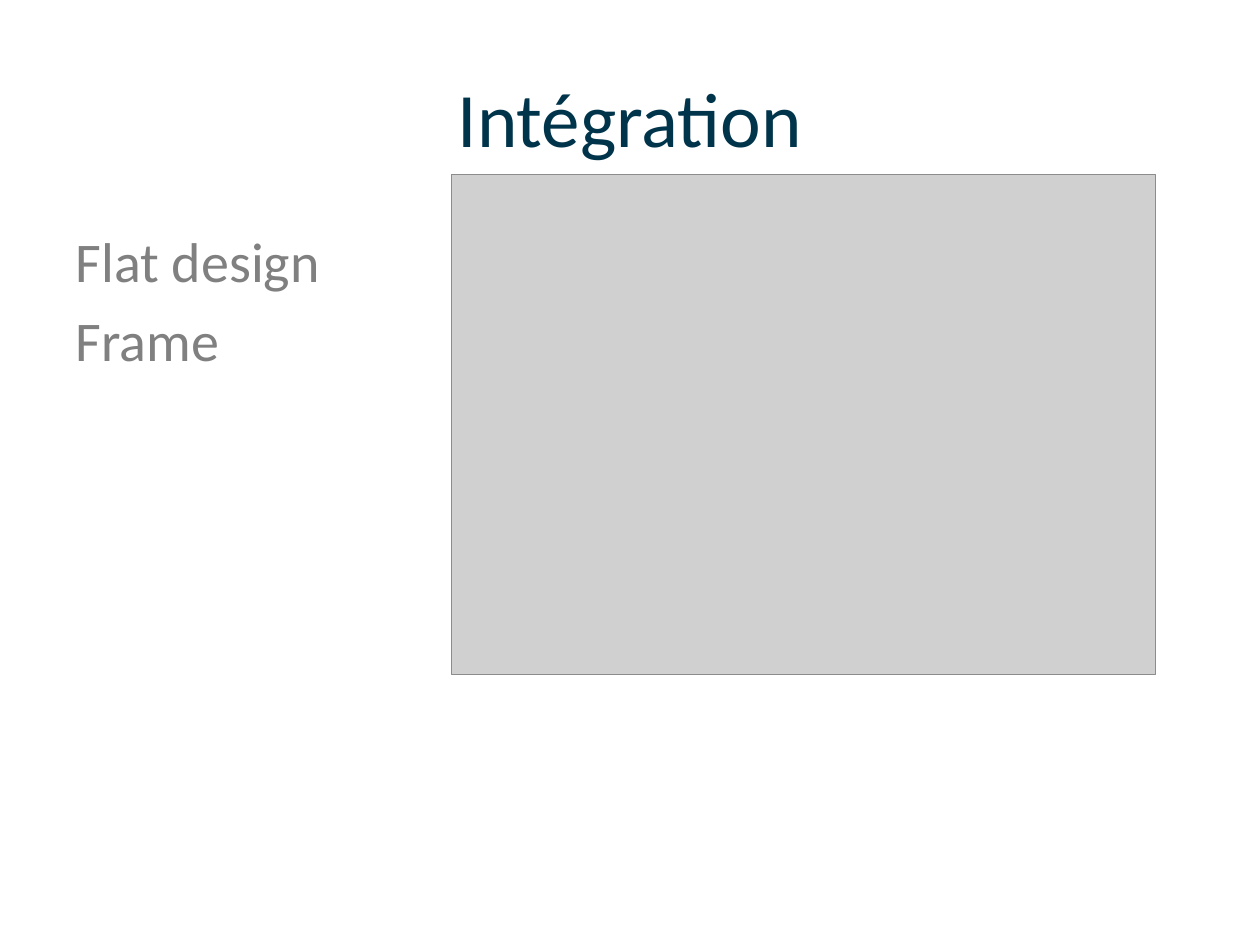
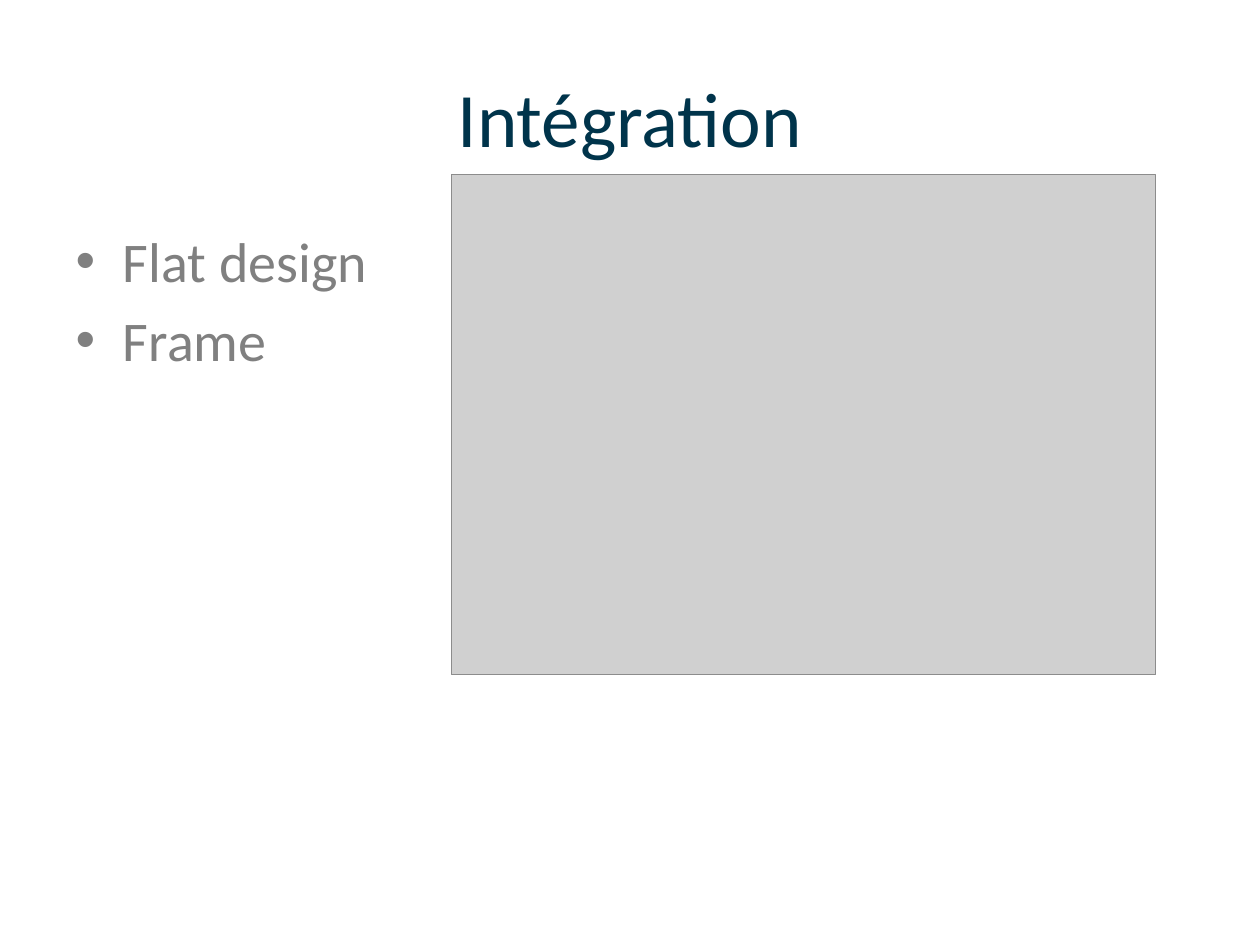
Before and after one commit to CuinierLena/OnlineSynergy, a slide deck: slide 8 of Présentation/Présentation.pptx. Drawn at 1260x945 pixels with LibreOffice and Linux fonts; fonts in the diff are those of the drawing; grey boxes stand for pictures; background and template pictures are left out. Boxes give left, top, right and bottom in pixels: in the first picture for what was removed or moved away, otherwise in the second. Text is boxed around its words. In the diff, an @@ line names an element or a change of style, - is before the commit and + after.

```diff
--- a/Présentation/Présentation.pptx
+++ b/Présentation/Présentation.pptx
@@ text "Flat design" at [123, 243, 367, 362]: bullet none to • @@
```
Also in this commit, not shown: 7 other slides changed.
